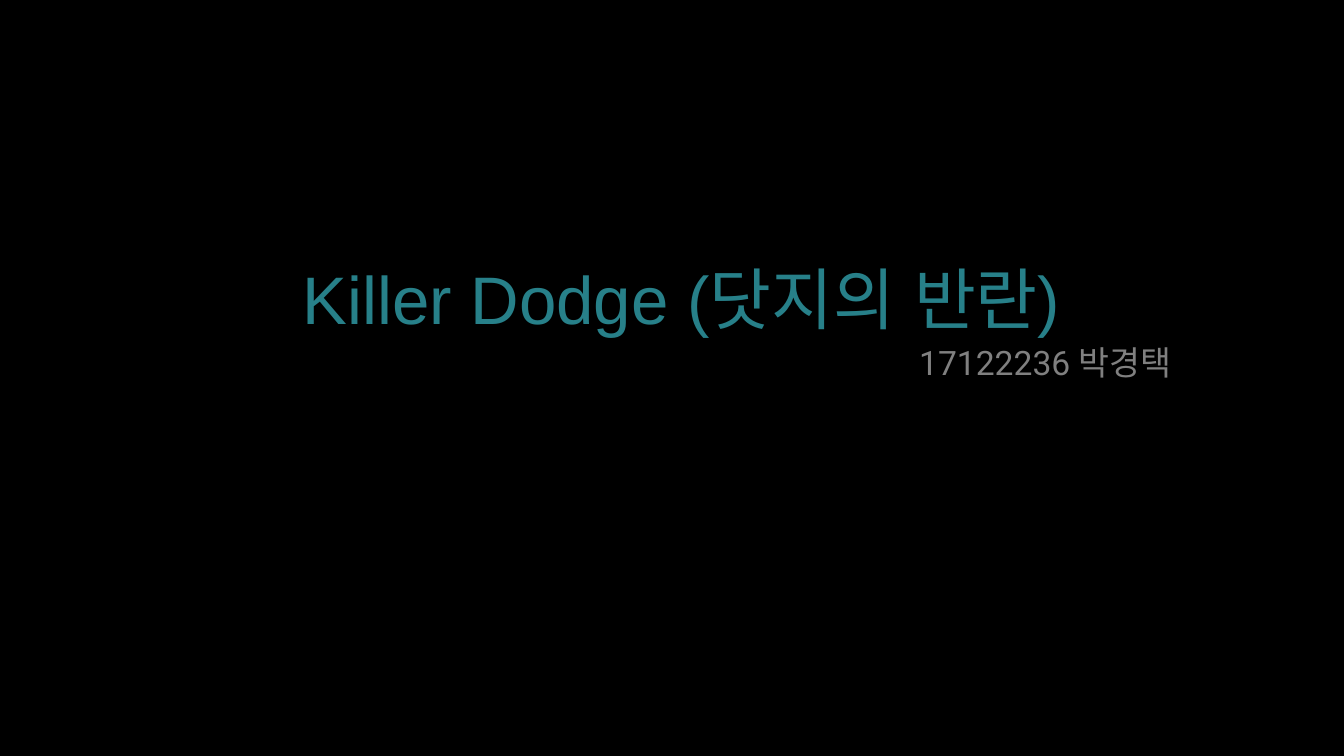
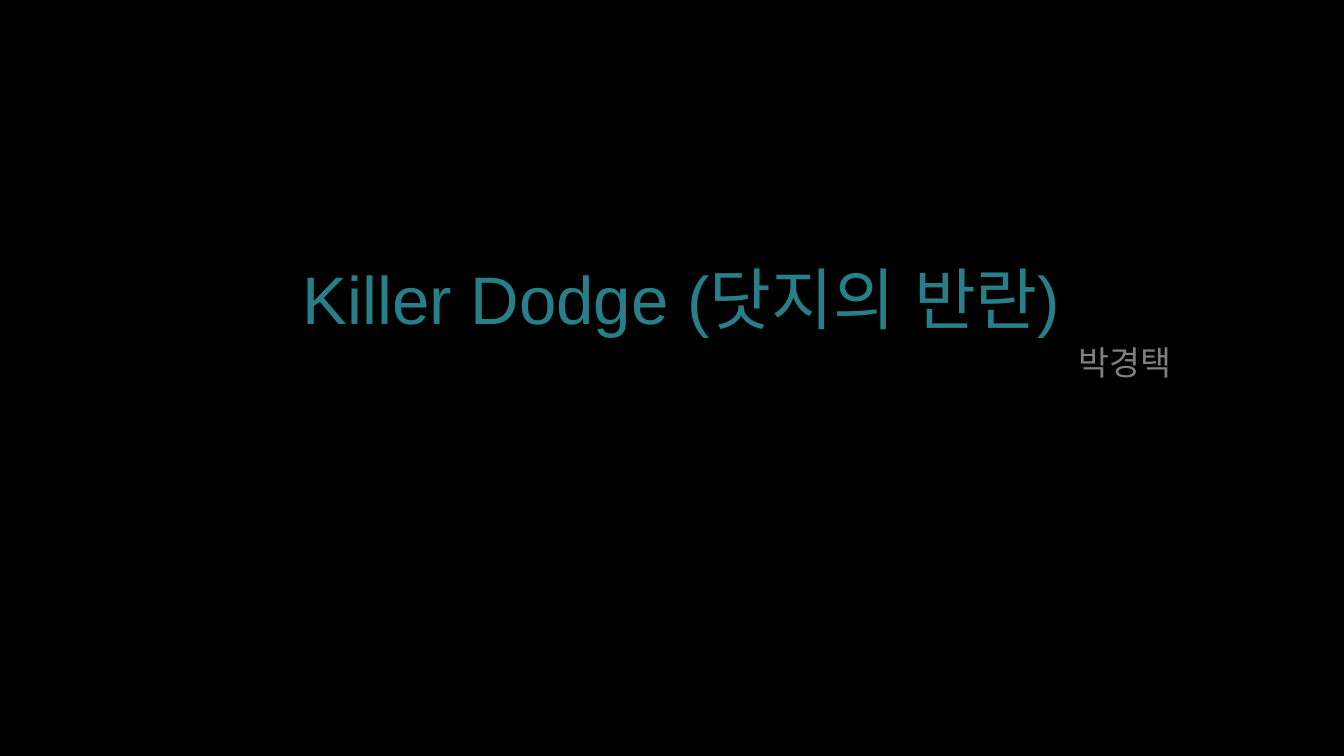
Before and after one commit to PKingTeak/Dodge, a slide deck: slide 1 of 1_콘셉트 디자인 문서/콘셉트 디자인 문서.pptx. Drawn at 1344x756 pixels with LibreOffice and Linux fonts; fonts in the diff are those of the drawing; background and template pictures are left out. Boxes give left, top, right and bottom in pixels: in the first picture for what was removed or moved away, otherwise in the second. Text is boxed around its words. In the diff, an @@ line names an element or a change of style, - is before the commit and + after.

```diff
--- a/1_콘셉트 디자인 문서/콘셉트 디자인 문서.pptx
+++ b/1_콘셉트 디자인 문서/콘셉트 디자인 문서.pptx
@@ subtitle at [1079, 347, 1172, 378]: text changed @@
-17122236 박경택
+박경택
```
Also in this commit, not shown: 1 slide removed, 1 other file.
